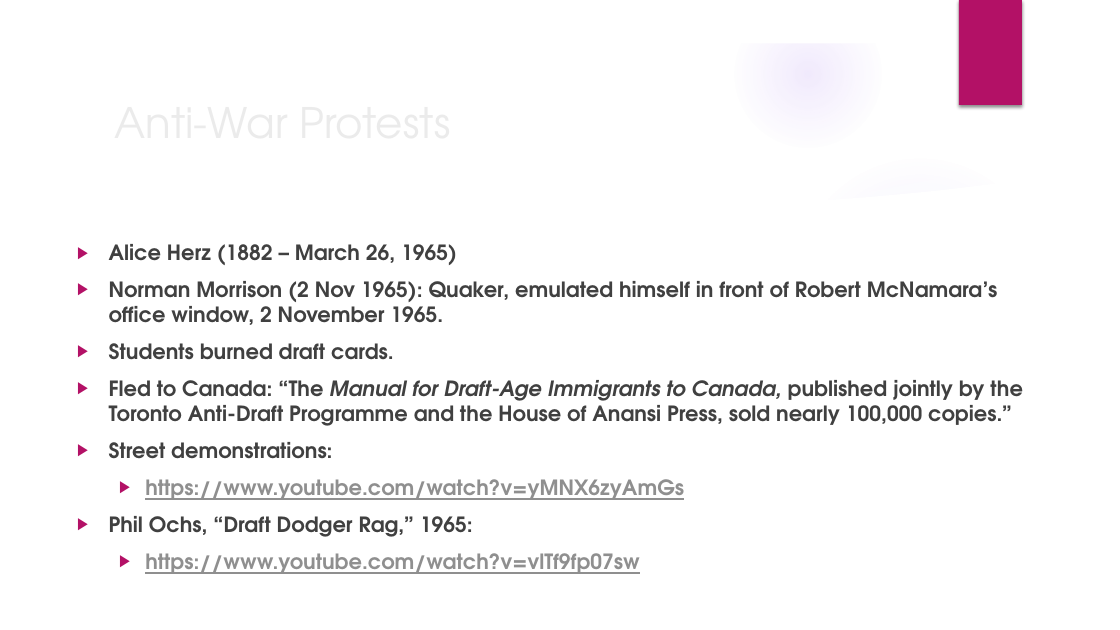
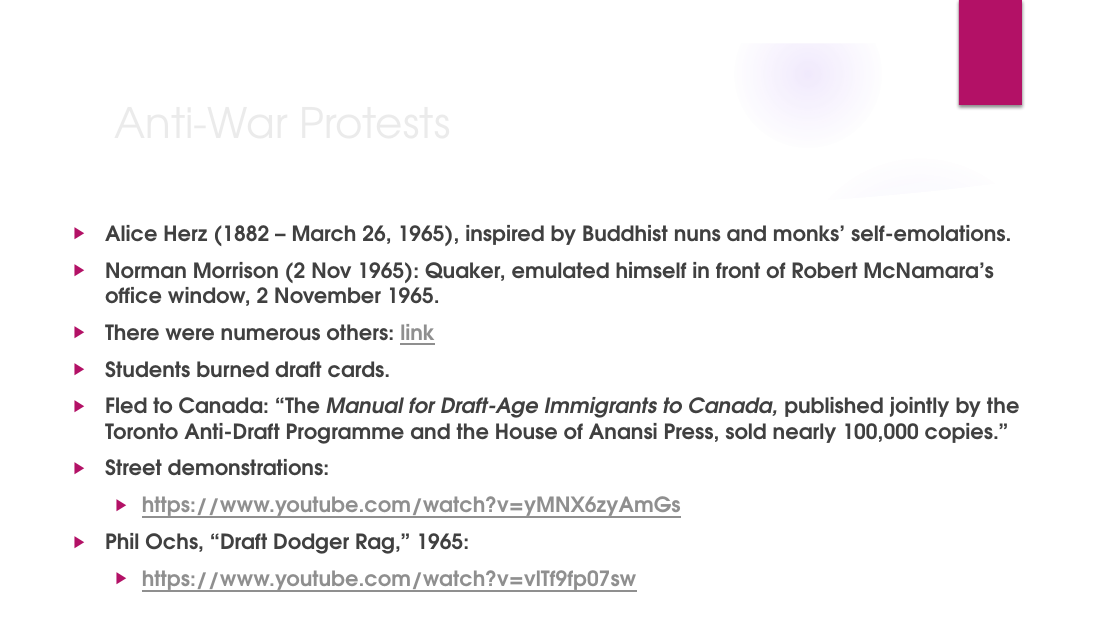
Before and after one commit to mrbaker1917/website, a slide deck: slide 5 of HSTR121/ppts/The late 1960s.pptx. Drawn at 1120x630 pixels with LibreOffice and Linux fonts; fonts in the diff are those of the drawing; background and template pictures are left out. Boxes give left, top, right and bottom in pixels: in the first picture for what was removed or moved away, otherwise in the second. Text is boxed around its words. In the diff, an @@ line names an element or a change of style, - is before the commit and + after.

```diff
--- a/HSTR121/ppts/The late 1960s.pptx
+++ b/HSTR121/ppts/The late 1960s.pptx
@@ text "Alice Herz (1882 – March ...": place and size @@
-text "Alice Herz (1882 – March ..." at [109, 244, 1023, 574]
+text "Alice Herz (1882 – March ..." at [105, 225, 1020, 592]
@@ text at [105, 225, 1011, 246]: text changed @@
-▶ Alice Herz (1882 – March 26, 1965)
+▶ Alice Herz (1882 – March 26, 1965), inspired by Buddhist nuns and monks’ self-emolations.
@@ text at [105, 324, 435, 345]: paragraph added @@
+▶ There were numerous others: link
```
Also in this commit, not shown: 1 other slide changed.
